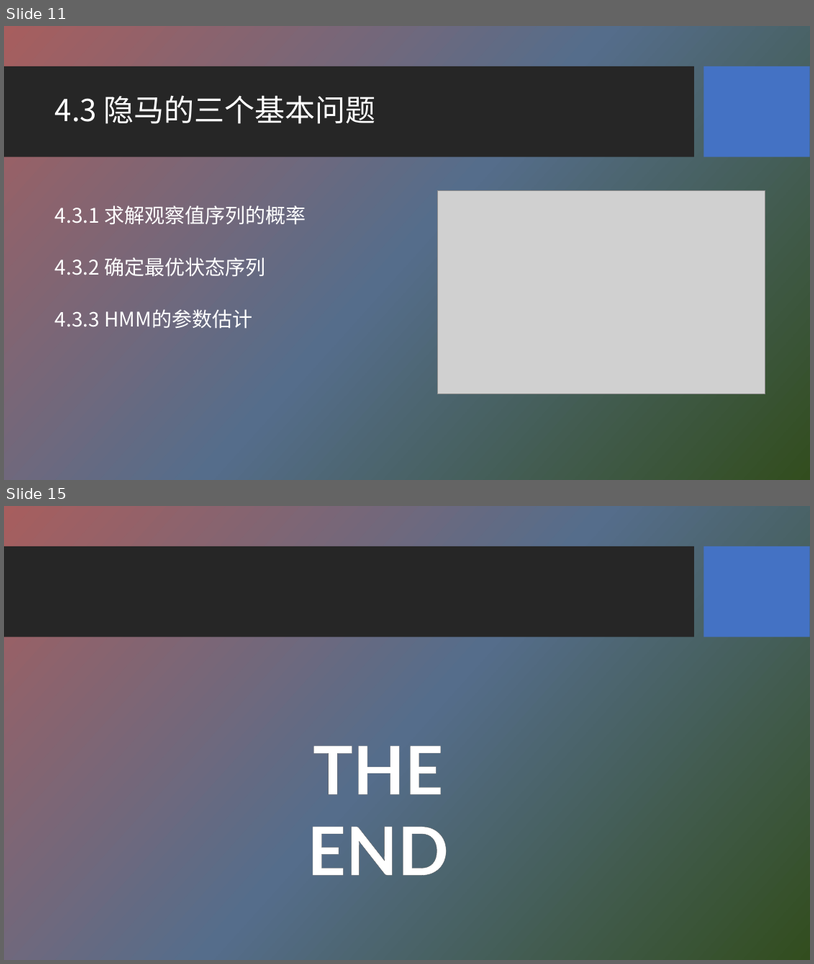
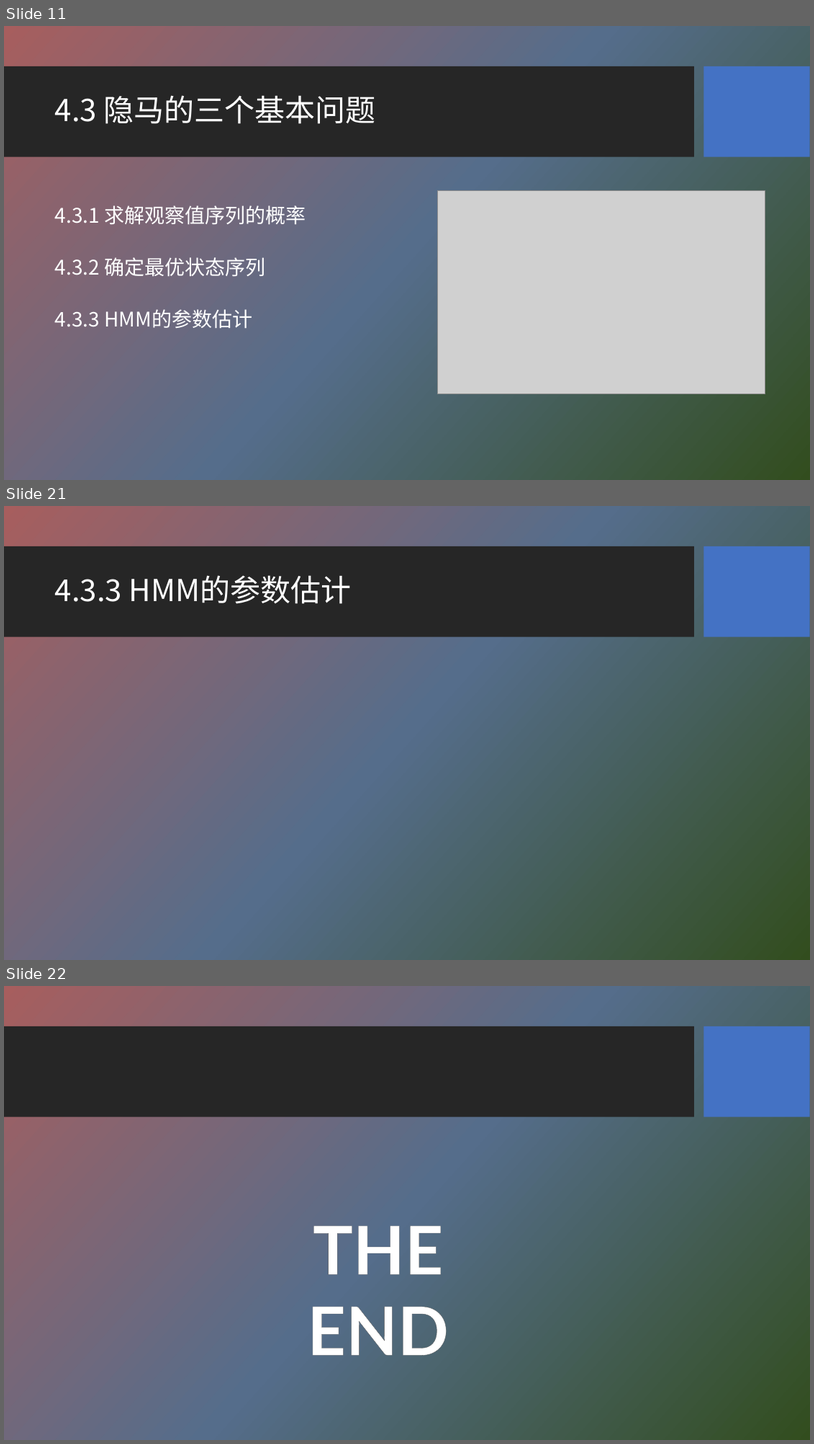
Before and after one commit to HBU/NLP_PPT, a slide deck: PPT-2020/ch04 隐马尔科夫模型.pptx. Shown one above the other, each under a label of ours: slides 11 and 15 before the commit, slides 11, 21 and 22 after it; the slides between them are not shown. The pictures are 814x964 and 814x1444 pixels, drawn with LibreOffice and Linux fonts; fonts in the diff are those of the drawing; grey boxes stand for pictures; background and template pictures are left out. Boxes give left, top, right and bottom in pixels: in the first picture for what was removed or moved away, otherwise in the second. Text is boxed around its words. In the diff, an @@ line names an element or a change of style, - is before the commit and + after.

```diff
--- a/PPT-2020/ch04 隐马尔科夫模型.pptx
+++ b/PPT-2020/ch04 隐马尔科夫模型.pptx
@@ slide 21 added at [4, 506, 810, 960], background picture (left out); not listed: 2 template elements that a slide beside it also shows @@
@@ title added at [55, 575, 352, 604], 36 pt, text #FFFFFF @@
+4.3.3 HMM的参数估计
@@ what was slide 15 is now slide 22 @@
```
Also in this commit, not shown: 3 slides changed, 8 other slides added, 2 slides removed.
